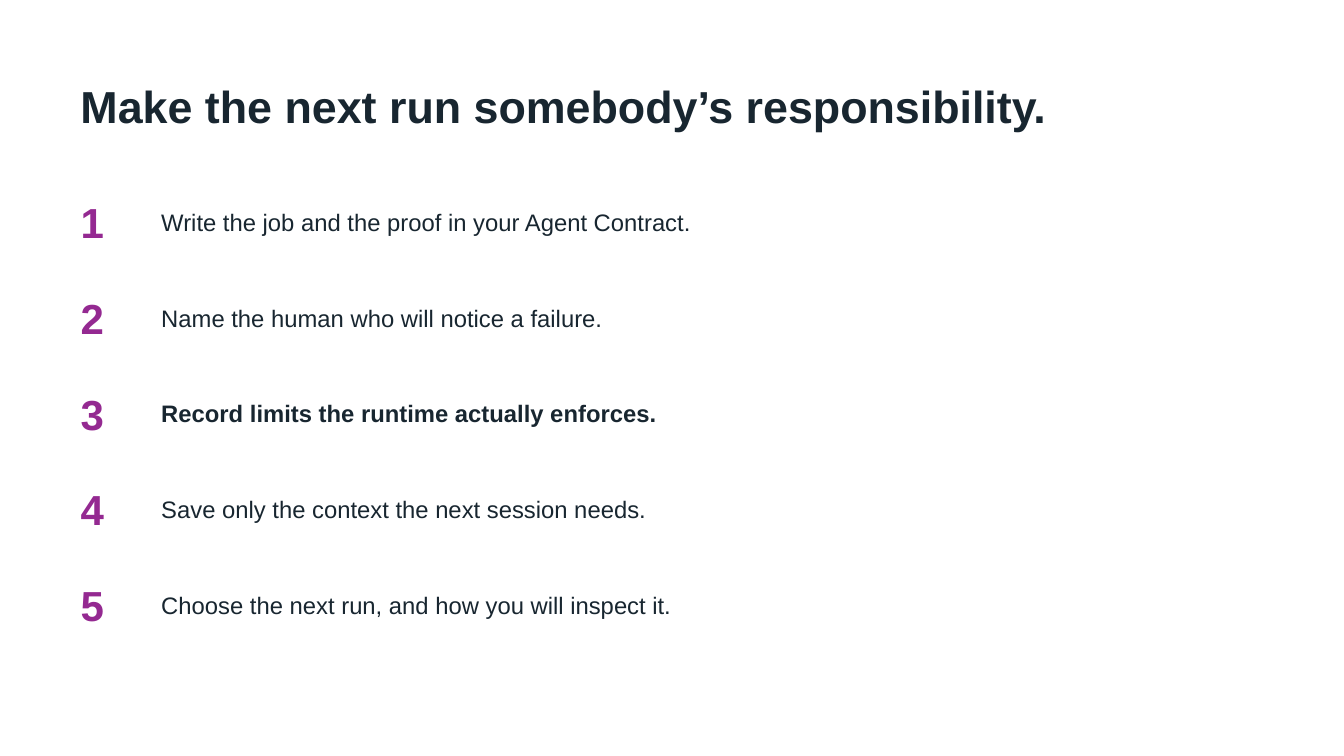
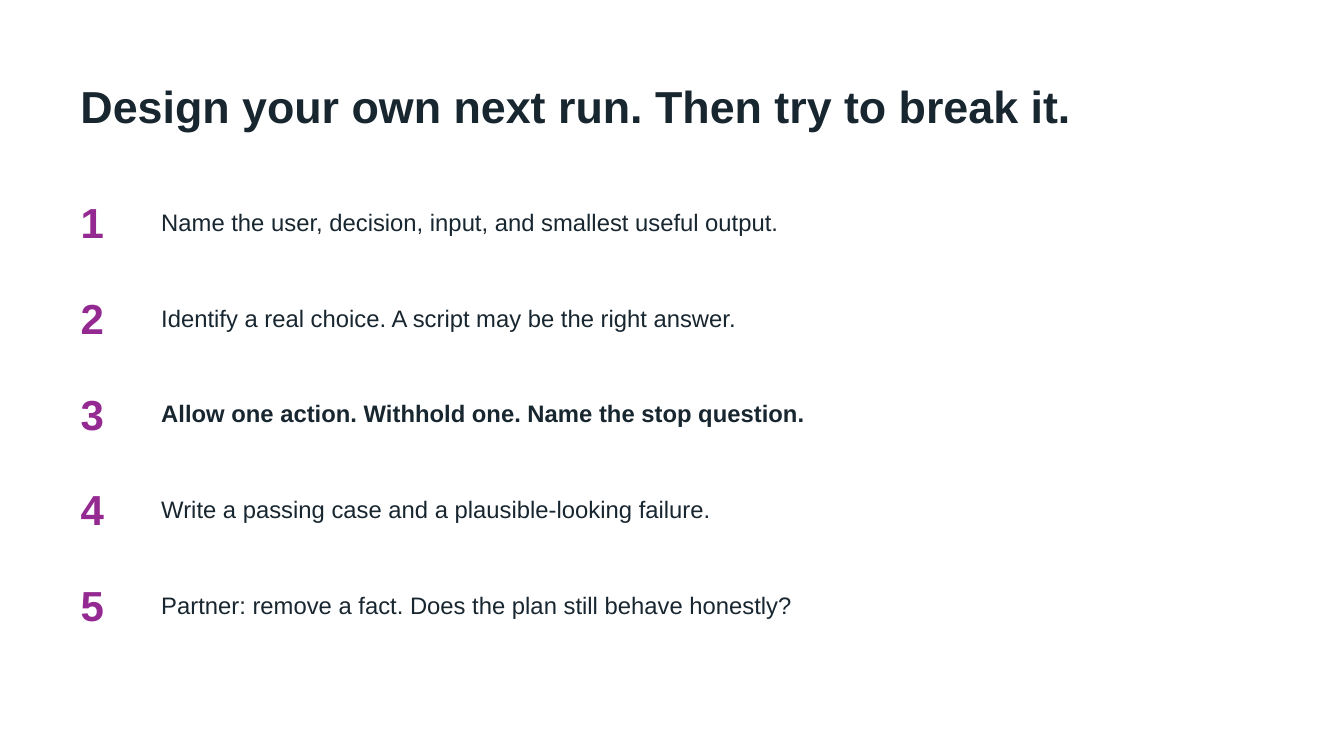
Before and after one commit to heathriel/first-agent-workshop, a slide deck: slide 27 of presentation/build-your-first-agent-workflow-deck.pptx. Drawn at 1344x756 pixels with LibreOffice and Linux fonts; fonts in the diff are those of the drawing. Boxes give left, top, right and bottom in pixels: in the first picture for what was removed or moved away, otherwise in the second. Text is boxed around its words. In the diff, an @@ line names an element or a change of style, - is before the commit and + after.

Commit message:
Teach tool decisions, checker blind spots, and transfer through adversarial exercises

```diff
--- a/presentation/build-your-first-agent-workflow-deck.pptx
+++ b/presentation/build-your-first-agent-workflow-deck.pptx
@@ text at [80,90,1071,132]: text changed @@
-Make the next run somebody’s responsibility.
+Design your own next run. Then try to break it.
@@ text at [161,213,778,236]: text changed @@
-Write the job and the proof in your Agent Contract.
+Name the user, decision, input, and smallest useful output.
@@ text at [161,309,736,332]: text changed @@
-Name the human who will notice a failure.
+Identify a real choice. A script may be the right answer.
@@ text at [161,404,804,427]: text changed @@
-Record limits the runtime actually enforces.
+Allow one action. Withhold one. Name the stop question.
@@ text at [161,500,710,523]: text changed @@
-Save only the context the next session needs.
+Write a passing case and a plausible-looking failure.
@@ text at [161,596,791,619]: text changed @@
-Choose the next run, and how you will inspect it.
+Partner: remove a fact. Does the plan still behave honestly?
```
Also in this commit, not shown: 2 other slides changed, 1 slide added, 1 slide removed, 15 other files.
